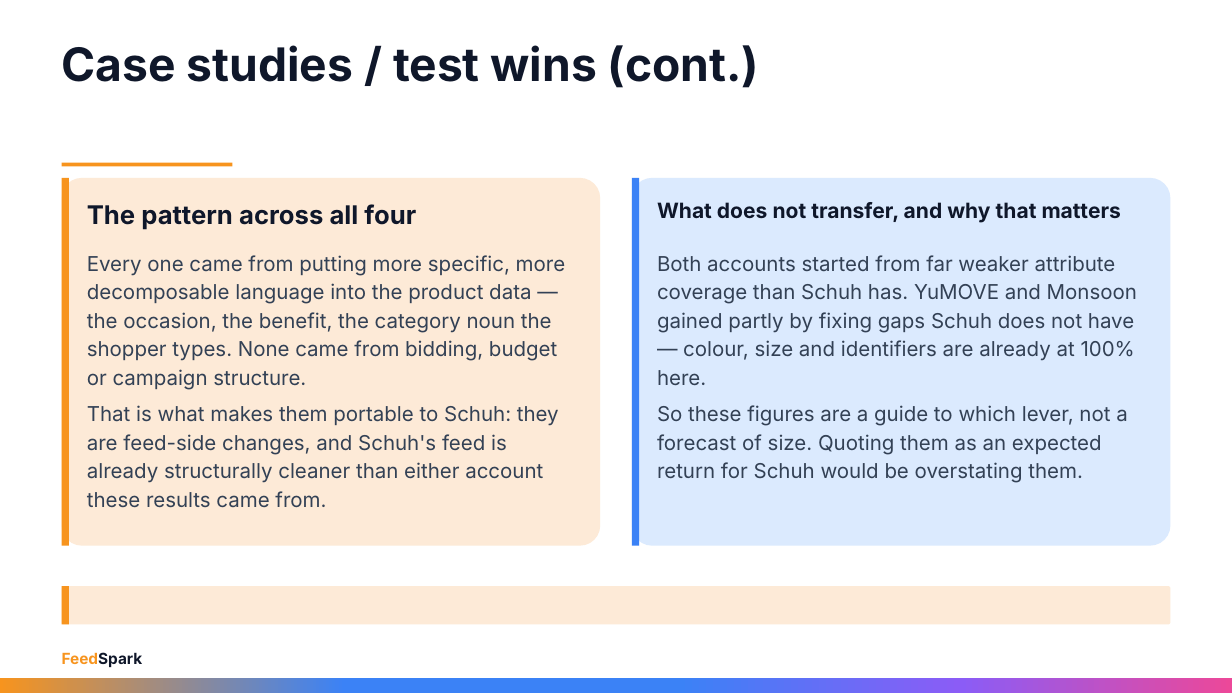
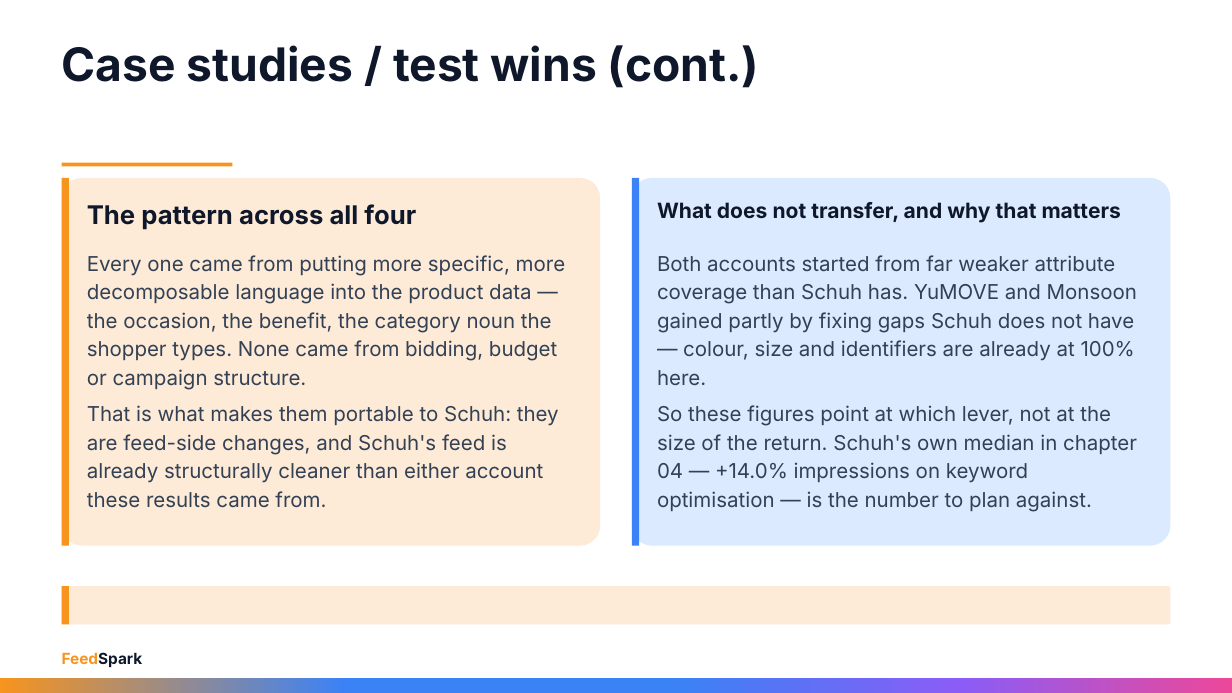
Before and after one commit to rayvtt/feedspark, a slide deck: slide 29 of docs/materials/Schuh_Strategy_Review_Sep26.pptx (slide 30 before the commit). Drawn at 1232x693 pixels with LibreOffice and Linux fonts; fonts in the diff are those of the drawing. Boxes give left, top, right and bottom in pixels: in the first picture for what was removed or moved away, otherwise in the second. Text is boxed around its words. In the diff, an @@ line names an element or a change of style, - is before the commit and + after.

```diff
--- a/docs/materials/Schuh_Strategy_Review_Sep26.pptx
+++ b/docs/materials/Schuh_Strategy_Review_Sep26.pptx
@@ text at [657,405,1137,512]: text changed @@
-So these figures are a guide to which lever, not a forecast of size. Quoting them as an expected return for Schuh would be overstating them.
+So these figures point at which lever, not at the size of the return. Schuh's own median in chapter 04 — +14.0% impressions on keyword optimisation — is the number to plan against.
```
Also in this commit, not shown: 22 other slides changed, 5 slides added, 7 slides removed, 2 other files.
